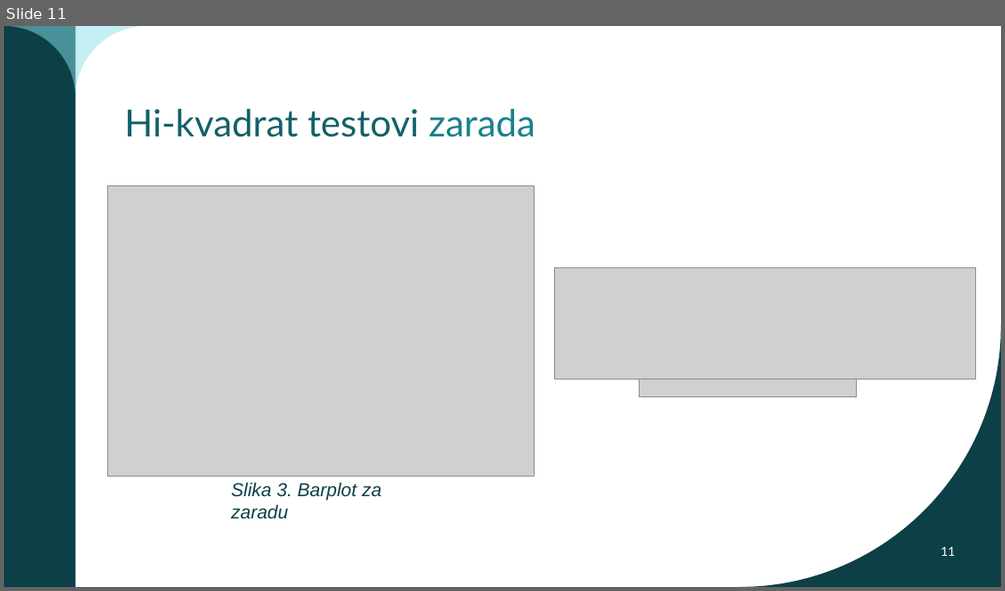
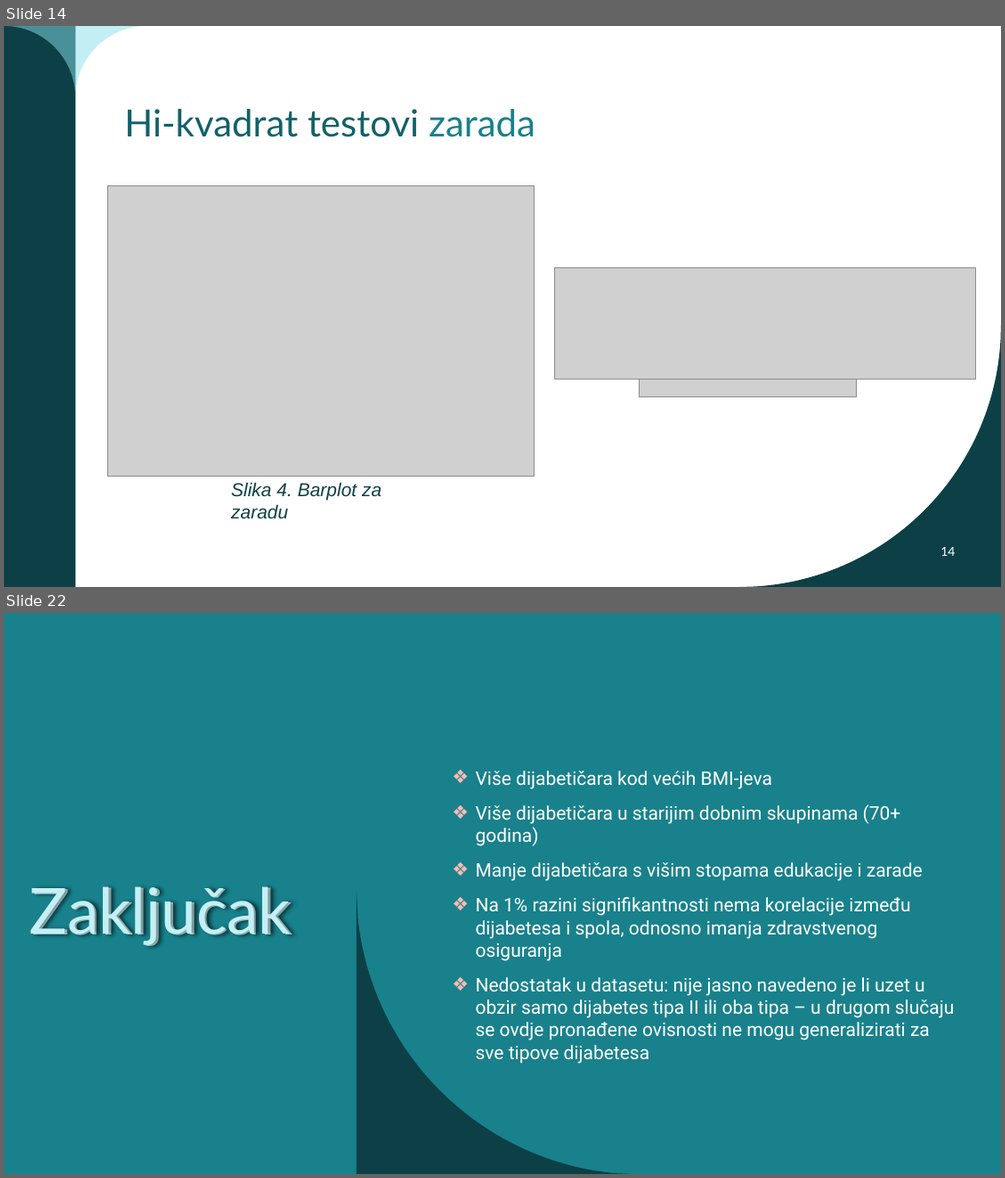
Before and after one commit to jfletcher20/diabetes-health-indicators-analysis, a slide deck: MULTIVARIJANTNA I DUBINSKA ANALIZA PODATAKA.pptx. Shown one above the other, each under a label of ours: slide 11 before the commit, slides 14 and 22 after it; the slides between them are not shown. The pictures are 1005x591 and 1005x1178 pixels, drawn with LibreOffice and Linux fonts; fonts in the diff are those of the drawing; grey boxes stand for pictures; background and template pictures are left out. Boxes give left, top, right and bottom in pixels: in the first picture for what was removed or moved away, otherwise in the second. Text is boxed around its words. In the diff, an @@ line names an element or a change of style, - is before the commit and + after.

```diff
--- a/MULTIVARIJANTNA I DUBINSKA ANALIZA PODATAKA.pptx
+++ b/MULTIVARIJANTNA I DUBINSKA ANALIZA PODATAKA.pptx
@@ slide 22 added at bbox=[4, 613, 1001, 1174], background #18818C @@
@@ text added at bbox=[476, 771, 954, 1063], 18 pt, text #FFFFFF @@
+❖ Više dijabetičara kod većih BMI-jeva
+❖ Više dijabetičara u starijim dobnim skupinama (70+ godina)
+❖ Manje dijabetičara s višim stopama edukacije i zarade
+❖ Na 1% razini signifikantnosti nema korelacije između dijabetesa i spola, odnosno imanja zdravstvenog osiguranja
+❖ Nedostatak u datasetu: nije jasno navedeno je li uzet u obzir samo dijabetes tipa II ili oba tipa – u drugom slučaju se ovdje pronađene ovisnosti ne mogu generalizirati za sve tipove dijabetesa
@@ text added at bbox=[22, 876, 474, 1037], 61 pt, text #C4F0F5 @@
+Zaključak
@@ text added at bbox=[30, 886, 291, 945], 61 pt, text #C4F0F5 @@
+Zaključak
@@ freeform shape added at bbox=[356, 891, 631, 1174], fill #0C4046 @@
@@ what was slide 11 is now slide 14 @@
@@ slide 14 changed as well @@
@@ text at bbox=[231, 482, 381, 519]: text changed @@
-Slika 3. Barplot za zaradu
+Slika 4. Barplot za zaradu
@@ page number at bbox=[940, 547, 955, 556]: text changed @@
-11
+14
```
Also in this commit, not shown: 7 other slides changed, 12 other slides added, 9 slides removed, 11 other files.
